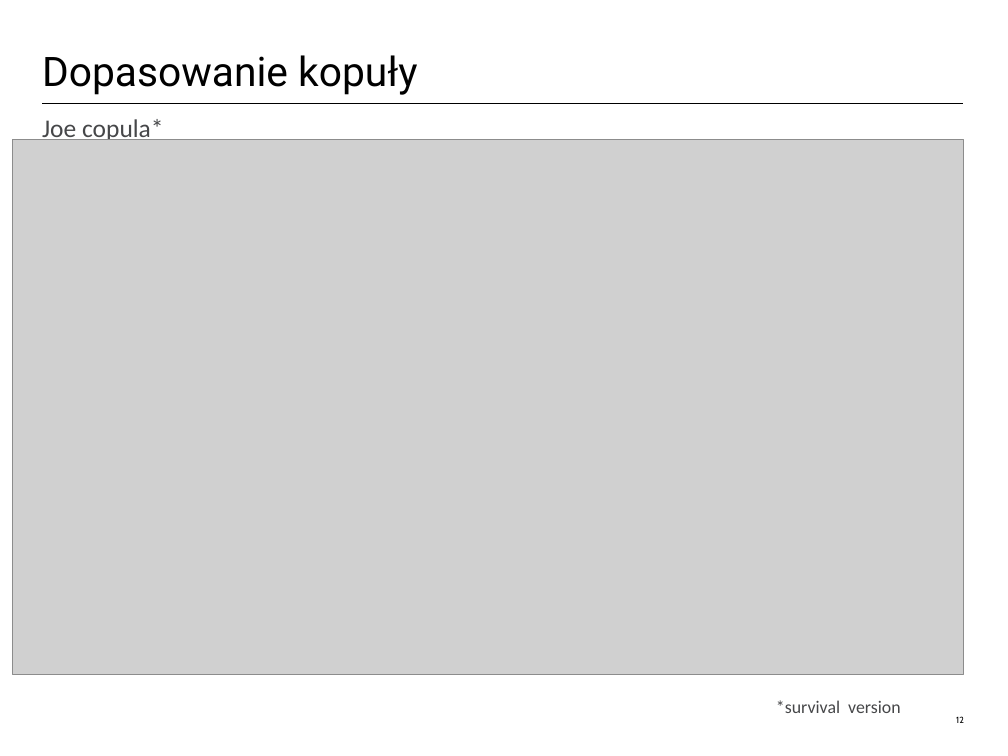
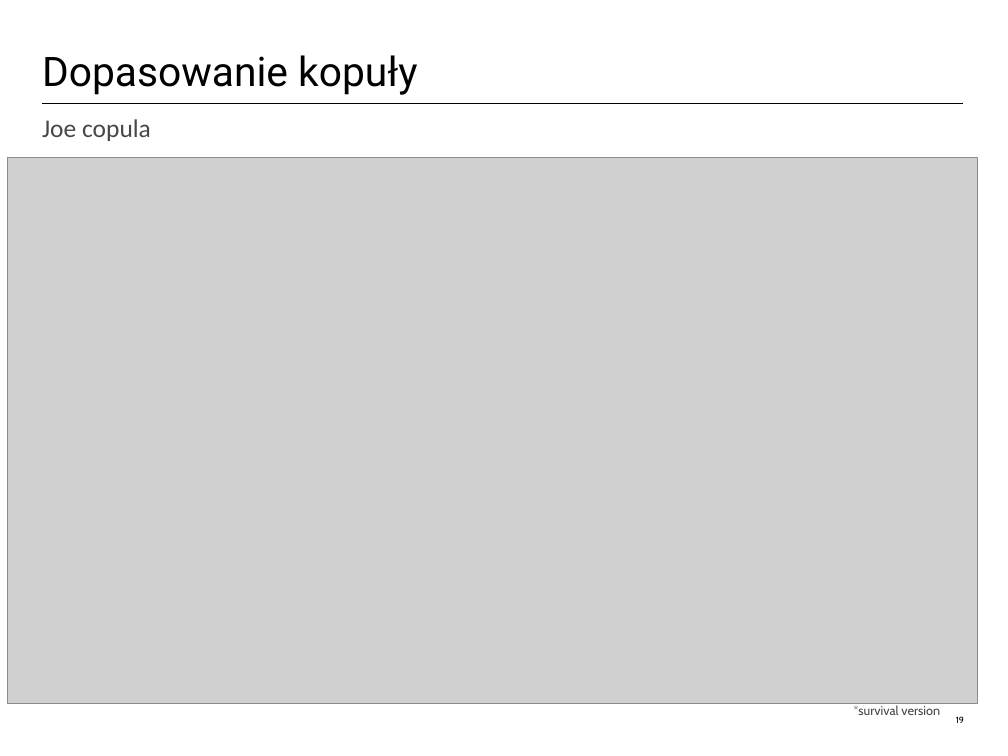
Before and after one commit to AdamWrobel/R_users_meetups, a slide deck: slide 20 of Why_R_2017/Agregacja_ryzyka_kopule_UBS.pptx (slide 13 before the commit). Drawn at 1008x756 pixels with LibreOffice and Linux fonts; fonts in the diff are those of the drawing; grey boxes stand for pictures; background and template pictures are left out. Boxes give left, top, right and bottom in pixels: in the first picture for what was removed or moved away, otherwise in the second. Text is boxed around its words. In the diff, an @@ line names an element or a change of style, - is before the commit and + after.

```diff
--- a/Why_R_2017/Agregacja_ryzyka_kopule_UBS.pptx
+++ b/Why_R_2017/Agregacja_ryzyka_kopule_UBS.pptx
@@ text at (x1=42, y1=119, x2=151, y2=141): text changed @@
-Joe copula*
+Joe copula
@@ picture resized from (x1=13, y1=140, x2=963, y2=675) to (x1=7, y1=158, x2=977, y2=703) @@
@@ text "*survival version" moved from (x1=776, y1=700, x2=901, y2=713) to (x1=853, y1=705, x2=940, y2=715) @@
@@ text "*survival version" at (x1=853, y1=705, x2=940, y2=715): size 14 to 10 pt, font Calibri to Cabin; less space between paragraphs @@
@@ page number at (x1=956, y1=716, x2=964, y2=723): text changed @@
-12
+19
```
Also in this commit, not shown: 12 other slides changed, 9 slides added, 3 slides removed.
